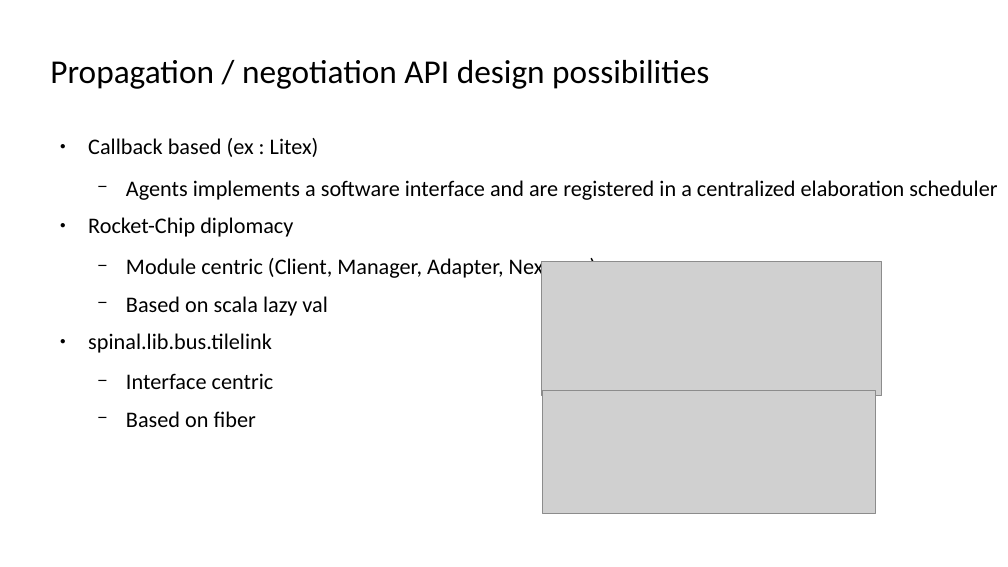
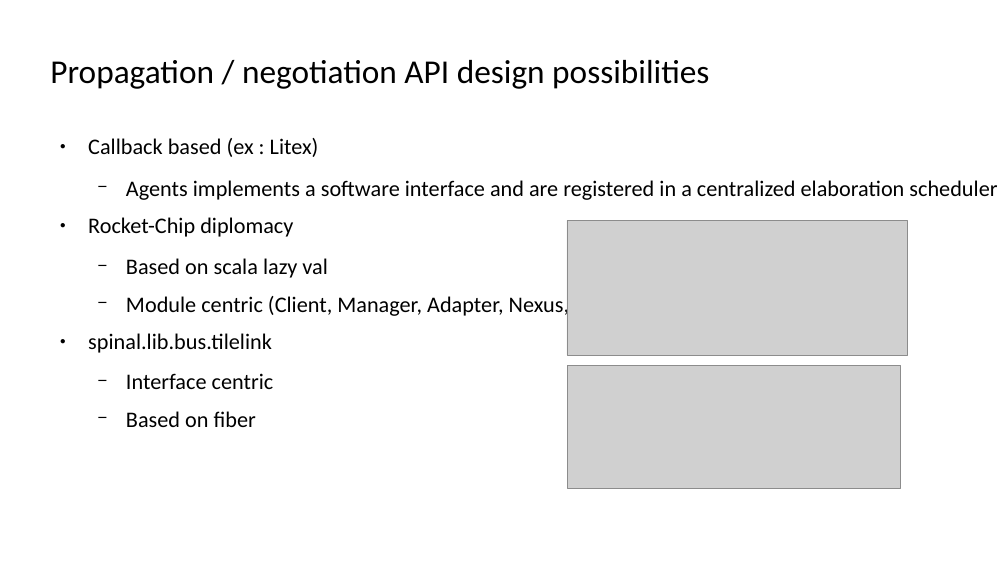
Before and after one commit to SpinalHDL/SpinalDoc, a slide deck: slide 5 of presentation/en/orconf_150923/orconf_150923.odp. Drawn at 1008x567 pixels with LibreOffice and Linux fonts; fonts in the diff are those of the drawing; grey boxes stand for pictures. Boxes give left, top, right and bottom in pixels: in the first picture for what was removed or moved away, otherwise in the second. Text is boxed around its words. In the diff, an @@ line names an element or a change of style, - is before the commit and + after.

```diff
--- a/presentation/en/orconf_150923/orconf_150923.odp
+++ b/presentation/en/orconf_150923/orconf_150923.odp
@@ picture: place and size @@
-picture at (542,262,882,396)
+picture at (567,221,907,355)
@@ text at (126,258,327,278): paragraph added @@
+  − Based on scala lazy val
@@ text at (126,296,327,316): paragraph removed @@
-  − Based on scala lazy val
@@ picture: place and size @@
-picture at (542,390,876,513)
+picture at (567,366,901,488)
```
Also in this commit, not shown: 5 other slides changed, 2 slides added, 2 slides removed, 2 other files.
